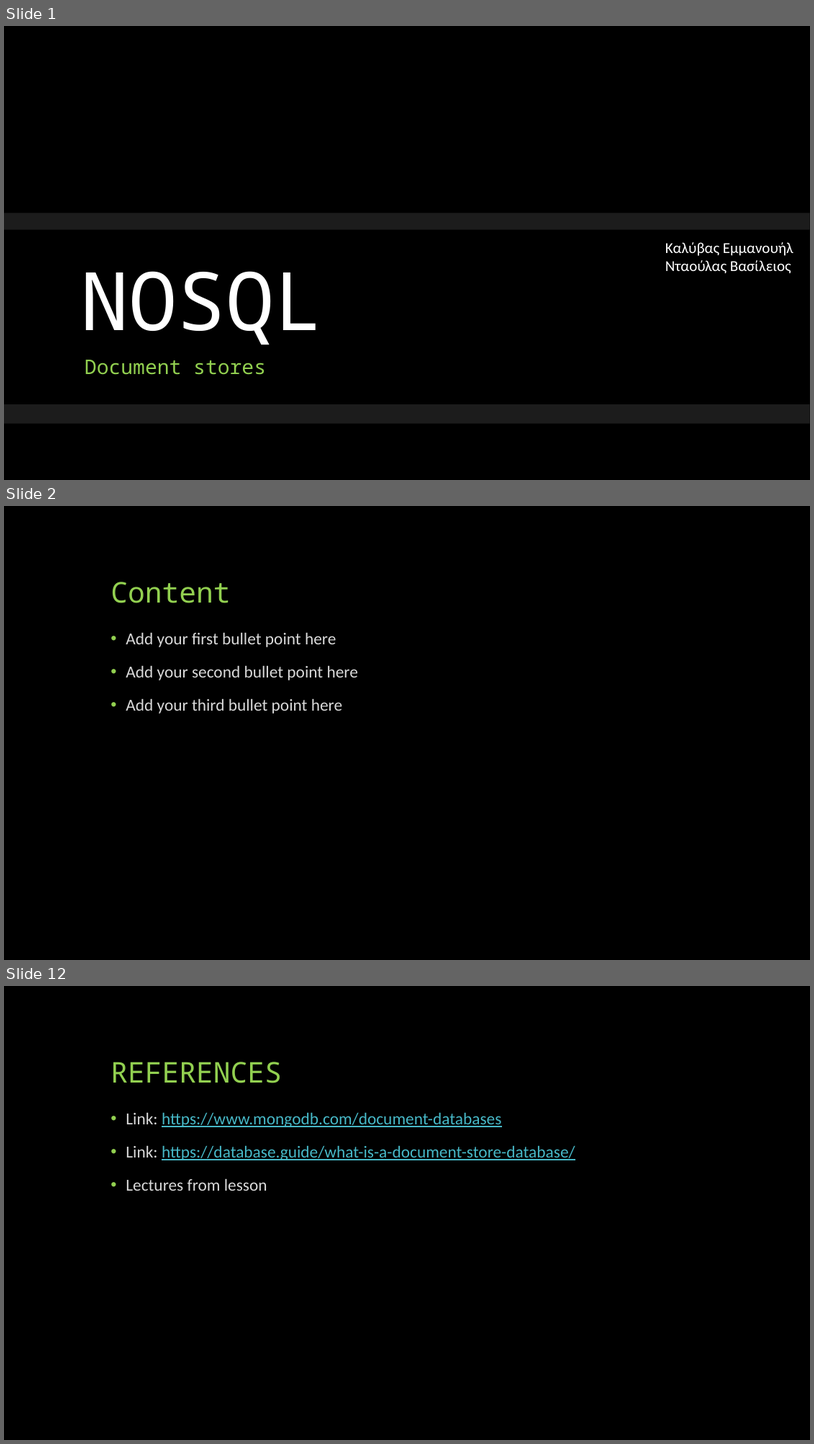
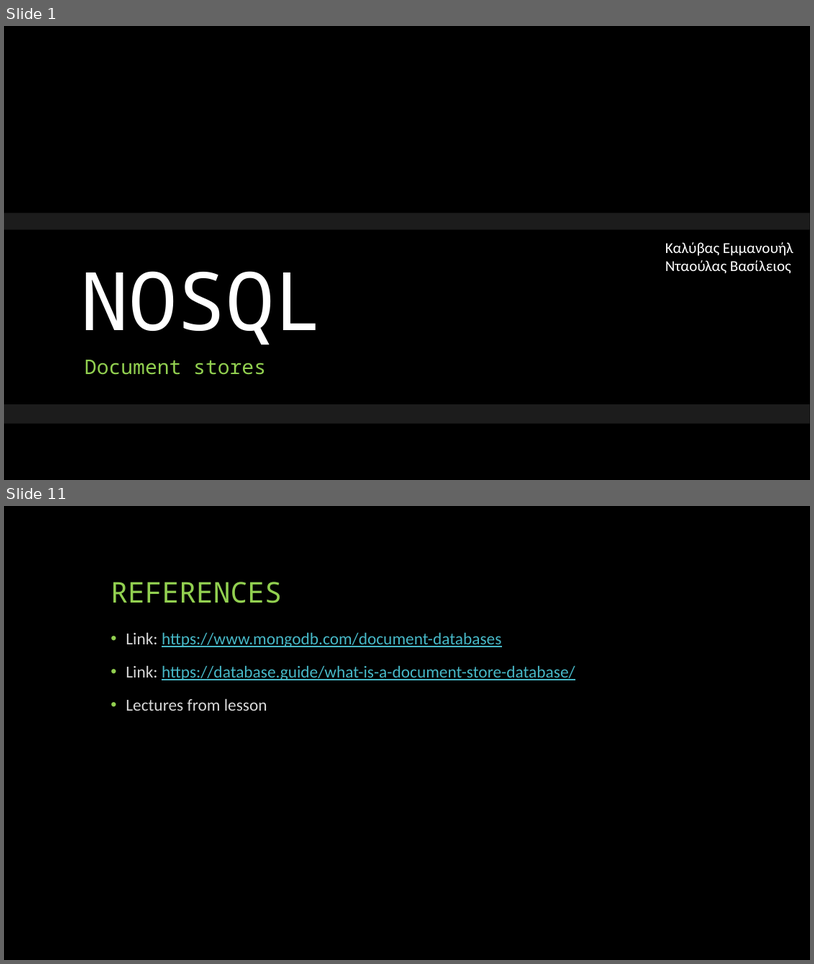
Before and after one commit to MnAppsNet/DominanceQueries, a slide deck: NOSQL - document stores.pptx. Shown one above the other, each under a label of ours: slides 1, 2 and 12 before the commit, slides 1 and 11 after it; the slides between them are not shown. The pictures are 814x1444 and 814x964 pixels, drawn with LibreOffice and Linux fonts; fonts in the diff are those of the drawing; background and template pictures are left out. Boxes give left, top, right and bottom in pixels: in the first picture for what was removed or moved away, otherwise in the second. Text is boxed around its words. In the diff, an @@ line names an element or a change of style, - is before the commit and + after.

```diff
--- a/NOSQL - document stores.pptx
+++ b/NOSQL - document stores.pptx
@@ slide 2 removed at (x1=4, y1=506, x2=810, y2=960), background #000000 @@
@@ title removed at (x1=111, y1=582, x2=230, y2=603) @@
-Content
@@ text removed at (x1=126, y1=632, x2=358, y2=713) @@
-• Add your first bullet point here
-• Add your second bullet point here
-• Add your third bullet point here
@@ what was slide 12 is now slide 11 @@
```
Also in this commit, not shown: 6 slides changed, 4 slides added, 4 other slides removed.
